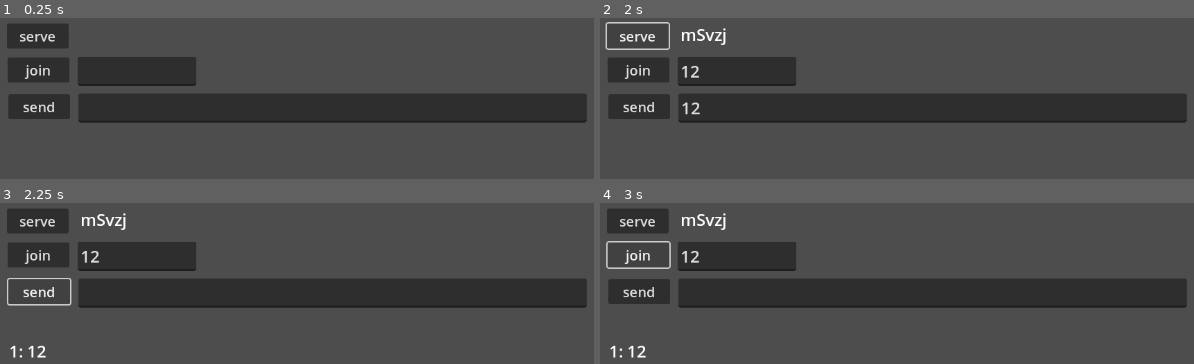
Above: before the commit, frames 1-4 (two rows, left to right).
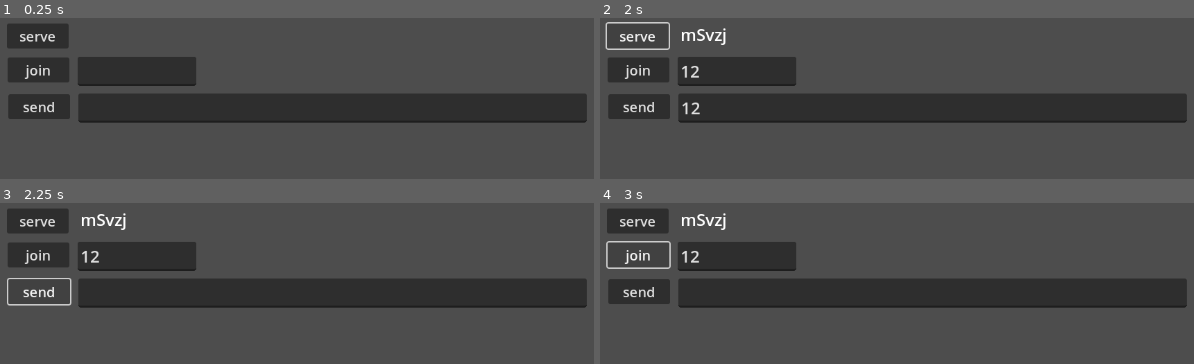
Above: after the commit, the same moments.

Repository: JosePedroDias/godot-peer-mp-with-tube
Game: Godot game, scene res://scenes/main.tscn
The game is run twice, just before and just after one commit, with the same random seed, the same clock (stepped at 60 frames per second) and the same inputs.
Inputs (mouse positions are in pixels of both pictures, inside the frame that each line leads up to):
- Up to frame 1 (0.25 s): no input
- Up to frame 2 (2 s): click (736, 71) at 0.52 s; type "12" at 0.6 s; click (932, 108) at 0.75 s; type "12" at 0.83 s; click "serve" at 1.25 s
- Up to frame 3 (2.25 s): click "send" at 2 s
- Up to frame 4 (3 s): click "join" at 2.75 s

Frames 1-2 are identical in both runs. In frame 3, 0.2% of the frame differs, in the area x 1-8%, y 88-97%; in frame 4, 0.2%.

Commit message:
send inputs to server

Diff:
--- a/scripts/main.gd
+++ b/scripts/main.gd
@@ -11,26 +11,34 @@
 	form.peer_data = peer_data
 	form.set_tube_client(tube_client)
 	tube_client.session_created.connect(_on_session_created)
+	tube_client.session_joined.connect(_on_session_joined)
 	tube_client.peer_connected.connect(_on_peer_connected)
 	terrain.peer_data = peer_data
 
 func _on_session_created():
 	var id = str(tube_client.peer_id)
-	#print("on_session_created: ", id)
+	print("_on_session_created: ", id)
 	terrain.my_id = id
 	peer_data.set(id, PeerData.new())
 	print("assigning myid: ", id)
 	print("peer_data: ", str(peer_data))
 	terrain.add_tank(id)
 
-func _on_peer_connected(_id):
+func _on_session_joined():
 	var id = str(tube_client.peer_id)
-	#print("_on_peer_connected: ", id)
+	print("_on_session_joined: ", id)
 	if terrain.my_id.length() > 0: return
 	terrain.my_id = id
+	peer_data.set(id, PeerData.new())
 	print("assigning myid: ", id)
 	print("peer_data: ", str(peer_data))
 	terrain.add_tank(id) # TODO TEMP
 
+func _on_peer_connected(_id):
+	var id = str(_id)
+	print("_on_peer_connected: ", id)
+	peer_data.set(id, PeerData.new())
+	terrain.add_tank(id) # TODO TEMP
+
 func _on_peer_disconnected(id):
 	terrain.remove_tank(str(id))
--- a/scripts/terrain.gd
+++ b/scripts/terrain.gd
@@ -28,7 +28,7 @@
 	#if not ev.is_action_type() == InputEventAction: return
 
 	if my_id == "": return
-	var pd: PeerData = peer_data.get(my_id)
+	var pd: PeerData = PeerData.new() #peer_data.get(my_id)
 	if pd == null: return
 
 	if ev.is_action_pressed("up"):
@@ -52,11 +52,12 @@
 		return
 	else:
 		return
+	send_inputs.rpc(pd.dx, pd.dy)
 	#print(pd)
 
 @rpc("any_peer", "call_local", "reliable")
-func send_inputs(_id, dx: float, dy: float):
-	var id = str(_id)
+func send_inputs(dx: float, dy: float):
+	var id = str(multiplayer.get_remote_sender_id())
 	var pd: PeerData = peer_data.get(id)
 	if pd == null: return
 	pd.dx = dx
